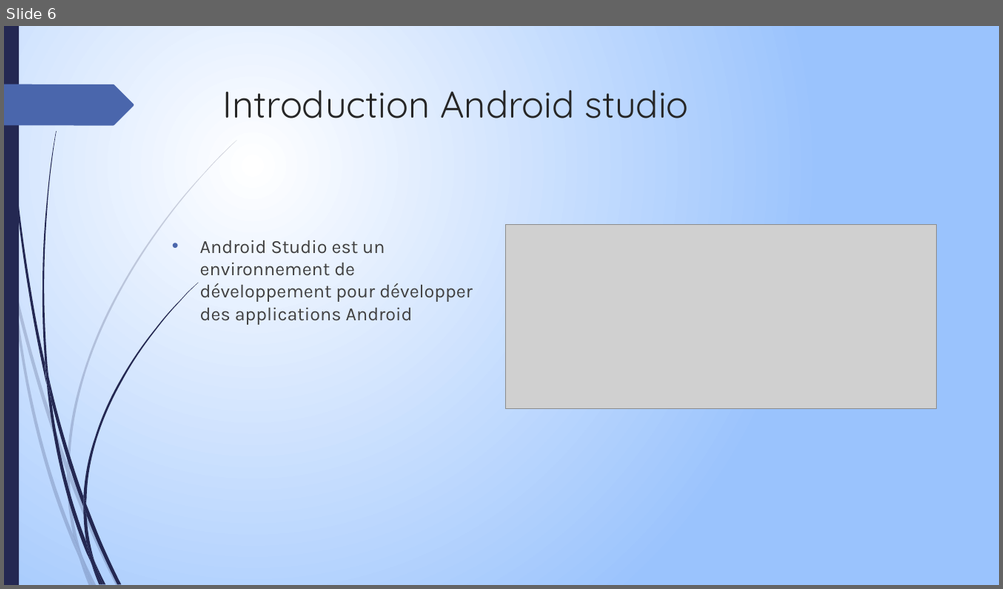
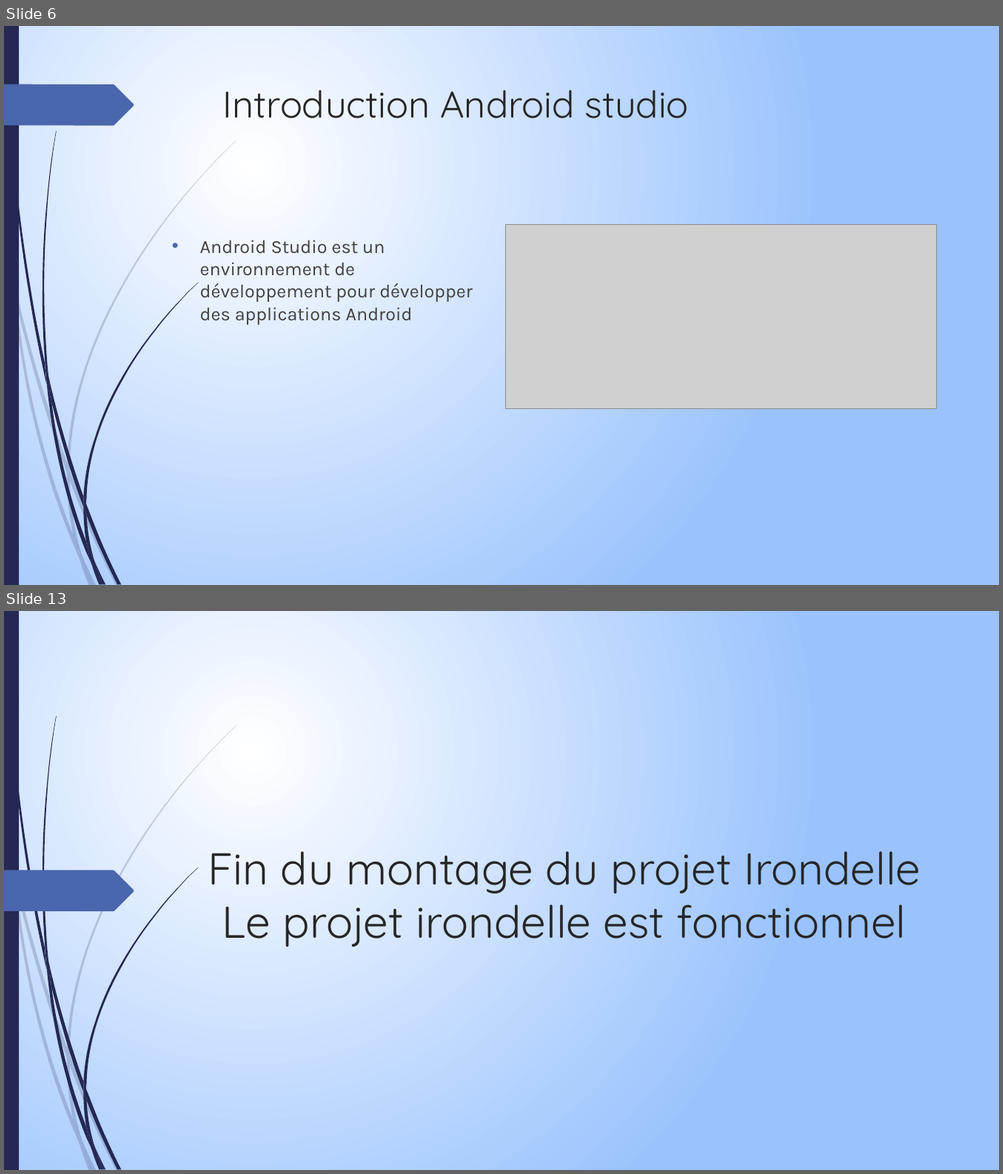
Before and after one commit to PandaPoPy/arduino_thinkcode, a slide deck: cours/Irondelle.pptx. Shown one above the other, each under a label of ours: slide 6 before the commit, slides 6 and 13 after it; the slides between them are not shown. The pictures are 1003x589 and 1003x1174 pixels, drawn with LibreOffice and Linux fonts; fonts in the diff are those of the drawing; grey boxes stand for pictures. Boxes give left, top, right and bottom in pixels: in the first picture for what was removed or moved away, otherwise in the second. Text is boxed around its words. In the diff, an @@ line names an element or a change of style, - is before the commit and + after.

```diff
--- a/cours/Irondelle.pptx
+++ b/cours/Irondelle.pptx
@@ slide 13 added at <box>4,611,999,1170</box>, background gradient #FFFFFF to #9BC3FE; not listed: 23 template elements that a slide beside it also shows @@
@@ title added at <box>208,851,920,947</box>, 43.2 pt, text #262626 @@
+Fin du montage du projet Irondelle
+Le projet irondelle est fonctionnel
@@ freeform shape added at <box>4,871,134,911</box>, fill #4A66AC @@
```
Also in this commit, not shown: 10 slides changed, 5 other files.
